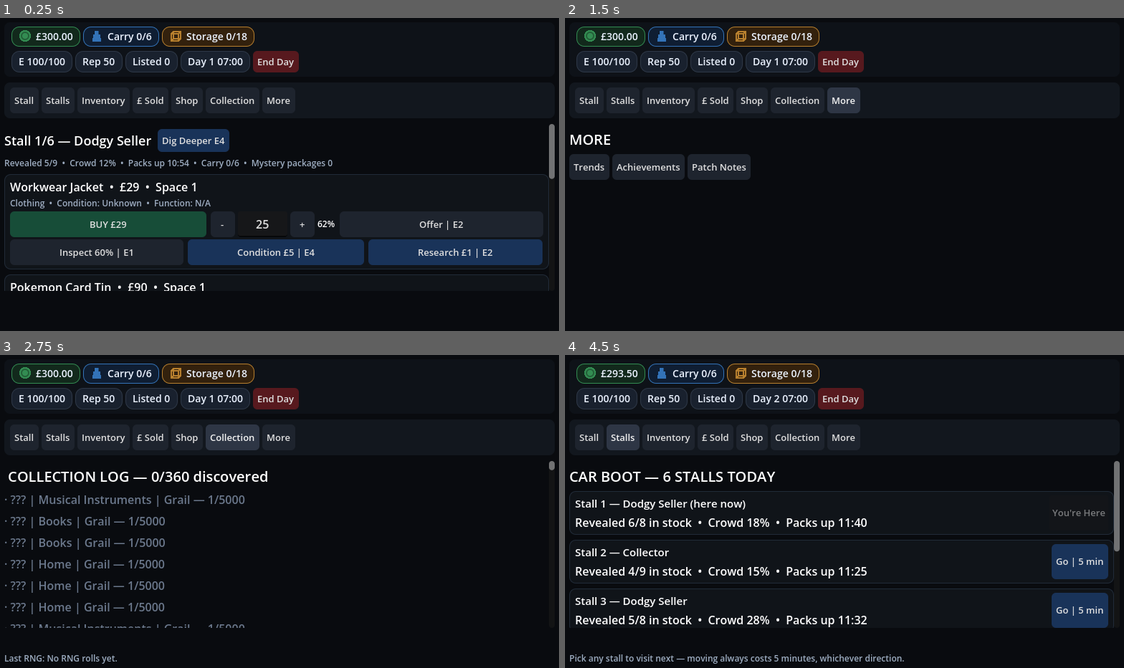
Above: before the commit, frames 1-4 (two rows, left to right).
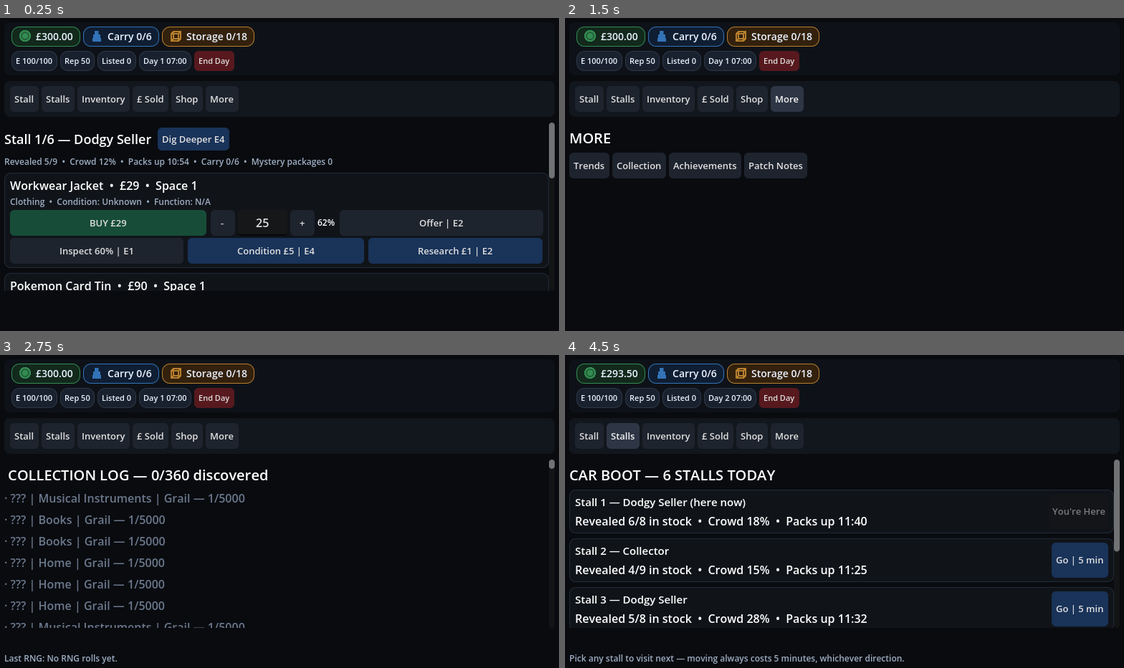
Above: after the commit, the same moments.

Repository: wmilburn1997-ai/car-boot-reseller
Game: Godot game, scene res://Main.tscn
Same seed, same stepped clock (60 frames per second), same inputs: the game is played once before the commit and once after it.
Inputs (mouse positions are in pixels of both pictures, inside the frame that each line leads up to):
- Up to frame 1 (0.25 s): no input
- Up to frame 2 (1.5 s): click (799, 99) at 0.5 s, where only the run before the commit has a clickable "Collection"; click "More" at 1.25 s
- Up to frame 3 (2.75 s): click "Collection" at 2 s
- Up to frame 4 (4.5 s): click "End Day" at 2.75 s; click "Stall" at 3.5 s; click "Stalls" at 4.25 s

The runs differ from the first frame. In frame 1, 7.7% of the frame differs, in the area x 0-100%, y 10-88%; in frame 2, 4.3%; in frame 3, 5.3%; in frame 4, 8.3%.

Commit message:
Compact HUD, move Collection into More menu

Diff:
--- a/main.gd
+++ b/main.gd
@@ -333,17 +333,18 @@
     add_stat_chip(primary_row, "storage", "Space used in home storage vs its capacity. Upgrade capacity in the Shop.")
 
     var secondary_row = HFlowContainer.new()
-    secondary_row.add_theme_constant_override("separation", 8)
+    secondary_row.add_theme_constant_override("separation", 6)
     header_vbox.add_child(secondary_row)
-    add_stat_chip(secondary_row, "energy", "Energy left today. Most actions cost some; it refills to 100 at the start of each day.")
-    add_stat_chip(secondary_row, "rep", "Reputation. Clean sales raise it, returns lower it. Higher reputation nudges Buyer Interest up slightly.")
-    add_stat_chip(secondary_row, "listed", "Number of items you currently have listed for sale.")
-    add_stat_chip(secondary_row, "day", "In-game day and current time. The car boot closes at 12:00.")
+    add_stat_chip(secondary_row, "energy", "Energy left today. Most actions cost some; it refills to 100 at the start of each day.", true)
+    add_stat_chip(secondary_row, "rep", "Reputation. Clean sales raise it, returns lower it. Higher reputation nudges Buyer Interest up slightly.", true)
+    add_stat_chip(secondary_row, "listed", "Number of items you currently have listed for sale.", true)
+    add_stat_chip(secondary_row, "day", "In-game day and current time. The car boot closes at 12:00.", true)
     var end_day_button = Button.new()
     end_day_button.text = "End Day"
     end_day_button.tooltip_text = "End the day, resolve pending sales, and start fresh tomorrow."
     style_button(end_day_button, "danger")
-    end_day_button.custom_minimum_size.y = 30
+    end_day_button.custom_minimum_size = Vector2(0, 26)
+    end_day_button.add_theme_font_size_override("font_size", 11)
     end_day_button.pressed.connect(end_day)
     secondary_row.add_child(end_day_button)
 
@@ -369,7 +370,6 @@
     add_nav_button(nav, "Inventory", Callable(self, "show_inventory"))
     add_nav_button(nav, "£ Sold", Callable(self, "show_sold_history"))
     add_nav_button(nav, "Shop", Callable(self, "show_shop"))
-    add_nav_button(nav, "Collection", Callable(self, "show_collection_log"))
     add_nav_button(nav, "More", Callable(self, "show_more_menu"))
 
     page_scroll = ScrollContainer.new()
@@ -383,8 +383,8 @@
     page_content.add_theme_constant_override("separation", 7)
     page_scroll.add_child(page_content)
 
-    var banner_tex = load("res://banner.png")
-    if banner_tex != null:
+    if ResourceLoader.exists("res://banner.png"):
+        var banner_tex = load("res://banner.png")
         var banner_rect = TextureRect.new()
         banner_rect.texture = banner_tex
         banner_rect.expand_mode = TextureRect.EXPAND_FIT_WIDTH_PROPORTIONAL
@@ -424,6 +424,7 @@
     more_row.add_theme_constant_override("separation", 8)
     body.add_child(more_row)
     add_nav_button(more_row, "Trends", Callable(self, "show_trends"))
+    add_nav_button(more_row, "Collection", Callable(self, "show_collection_log"))
     add_nav_button(more_row, "Achievements", Callable(self, "show_achievements"))
     add_nav_button(more_row, "Patch Notes", Callable(self, "show_patch_notes"))
     footer_label.text = ""
@@ -455,7 +456,7 @@
             icon.draw_line(Vector2(3, 16), Vector2(6, 13), color, 2.0)
             icon.draw_line(Vector2(13, 16), Vector2(16, 13), color, 2.0)
 
-func add_stat_chip(parent, key, tooltip):
+func add_stat_chip(parent, key, tooltip, compact = false):
     var pill = PanelContainer.new()
     var sb = StyleBoxFlat.new()
     var bg = Color(0.10,0.13,0.18,1.0)
@@ -479,10 +480,10 @@
     sb.corner_radius_top_right = 10
     sb.corner_radius_bottom_left = 10
     sb.corner_radius_bottom_right = 10
-    sb.content_margin_left = 10
-    sb.content_margin_right = 10
-    sb.content_margin_top = 4
-    sb.content_margin_bottom = 4
+    sb.content_margin_left = 6 if compact else 10
+    sb.content_margin_right = 6 if compact else 10
+    sb.content_margin_top = 2 if compact else 4
+    sb.content_margin_bottom = 2 if compact else 4
     pill.add_theme_stylebox_override("panel", sb)
     parent.add_child(pill)
     var row = HBoxContainer.new()
@@ -493,7 +494,7 @@
         row.add_child(make_icon(key, icon_color))
     var lbl = Label.new()
     lbl.tooltip_text = tooltip
-    lbl.add_theme_font_size_override("font_size", 14)
+    lbl.add_theme_font_size_override("font_size", 11 if compact else 14)
     lbl.add_theme_color_override("font_color", Color(0.92,0.95,1.0,1.0))
     row.add_child(lbl)
     stat_labels[key] = lbl
Not shown, changed: docs/index.html
Not shown, changed: docs/index.pck
